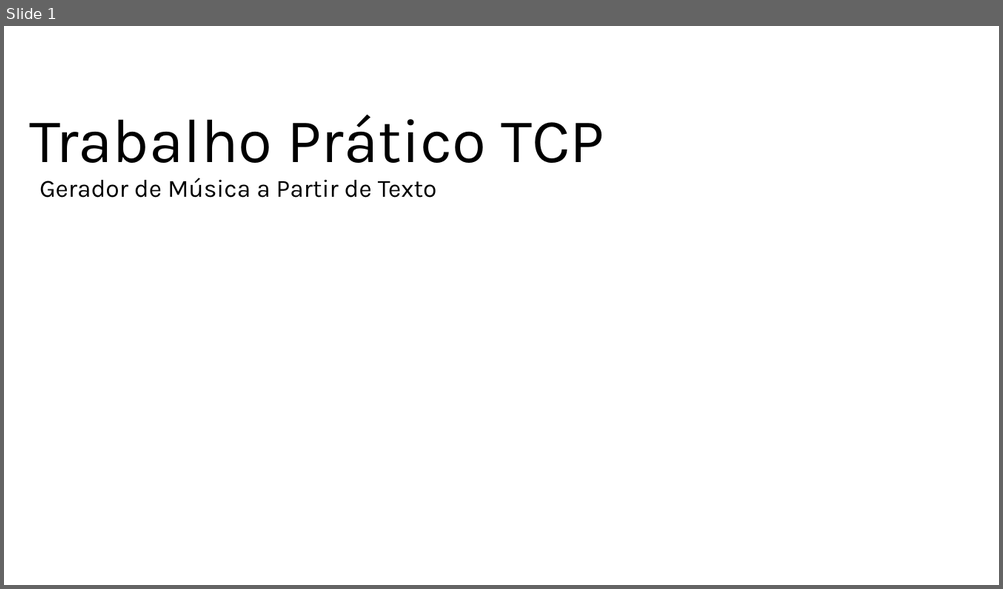
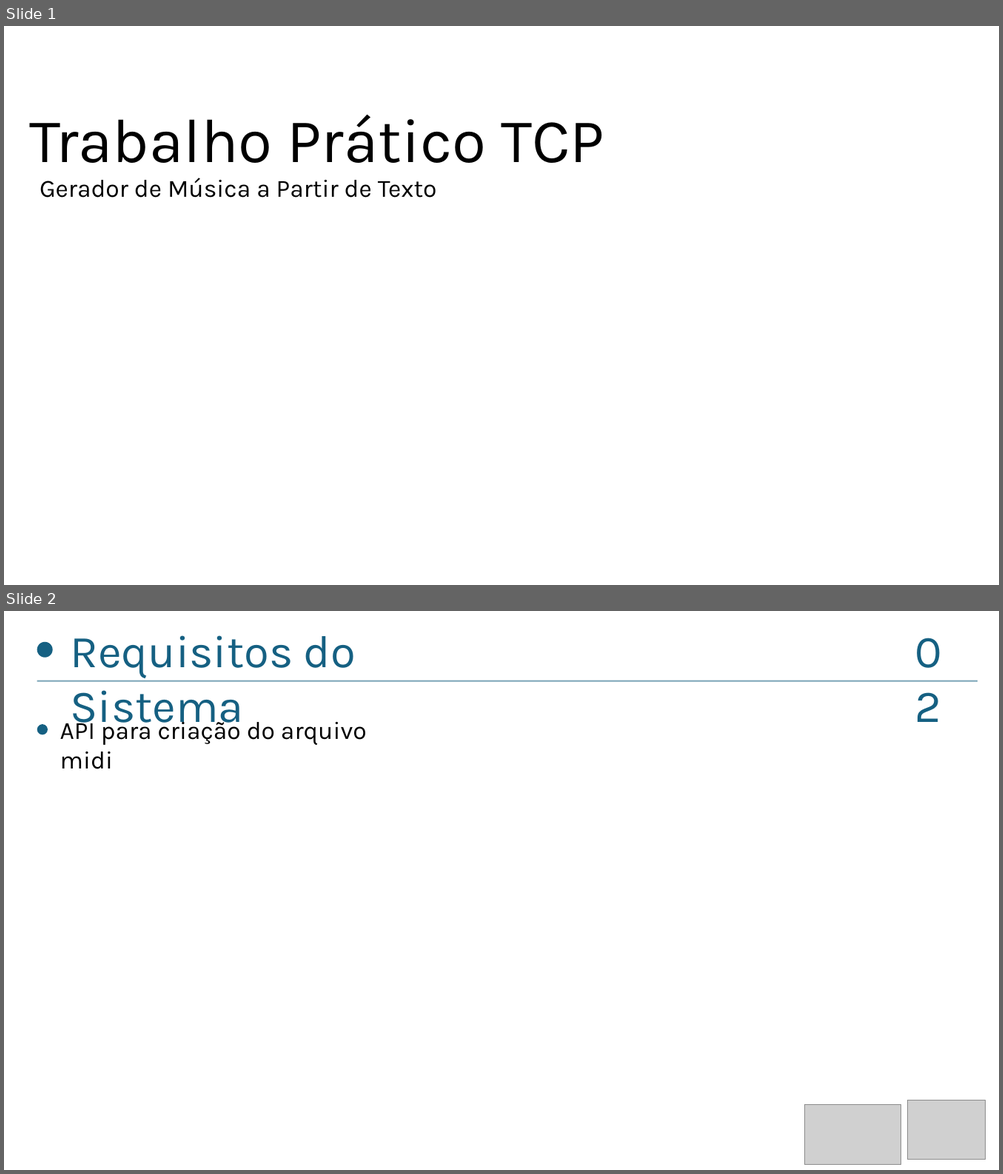
Before and after one commit to gustavomachadosilva/trabalho_tcp_MusicPlayer, a slide deck: apresentação.pptx. Shown one above the other, each under a label of ours: slide 1 before the commit, slides 1 and 2 after it. The pictures are 1003x589 and 1003x1174 pixels, drawn with LibreOffice and Linux fonts; fonts in the diff are those of the drawing; grey boxes stand for pictures. Boxes give left, top, right and bottom in pixels: in the first picture for what was removed or moved away, otherwise in the second. Text is boxed around its words. In the diff, an @@ line names an element or a change of style, - is before the commit and + after.

```diff
--- a/apresentação.pptx
+++ b/apresentação.pptx
@@ slide 2 added at <box>4,611,999,1170</box>, background #FFFFFF @@
@@ text added at <box>908,618,972,681</box>, 44 pt, text #156082 @@
+02
@@ ellipse added at <box>37,641,53,658</box>, fill #156082 @@
@@ text added at <box>71,635,356,733</box>, 44 pt, text #156082 @@
+Requisitos do Sistema
@@ line added from (37, 681) to (977, 681), #FFFFFF 1.5 pt @@
@@ text added at <box>60,717,367,769</box>, 24 pt, text #000000 @@
+API para criação do arquivo midi
@@ ellipse added at <box>37,724,47,735</box>, fill #156082 @@
@@ picture added at <box>805,1105,901,1165</box> @@
@@ picture added at <box>908,1100,985,1159</box> @@
```
Also in this commit, not shown: 7 other slides added, 5 slides removed, 7 other files.
